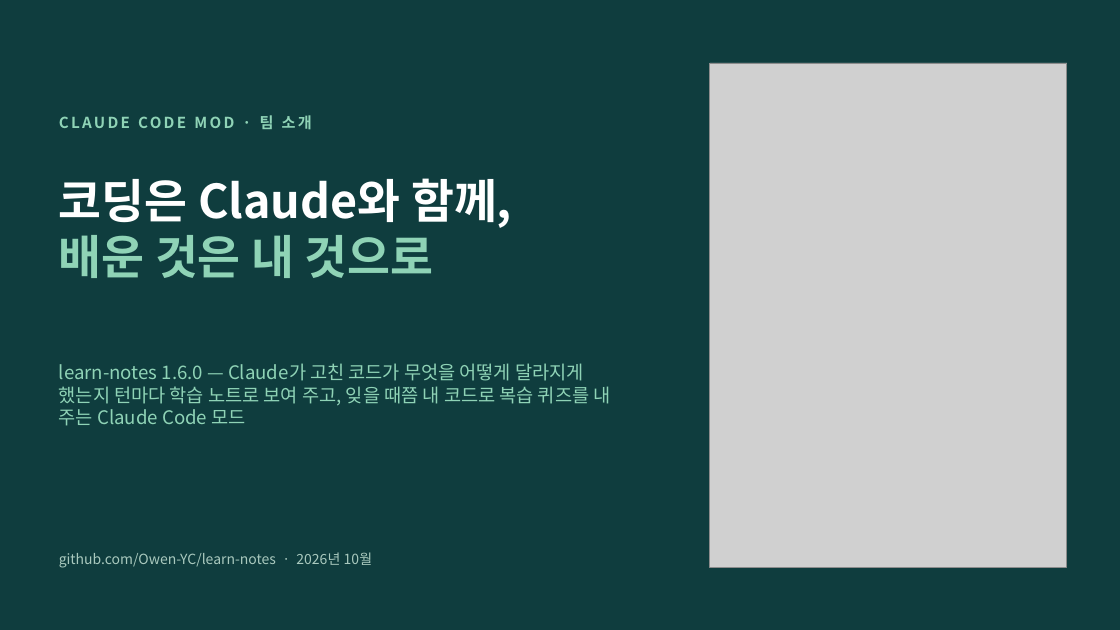
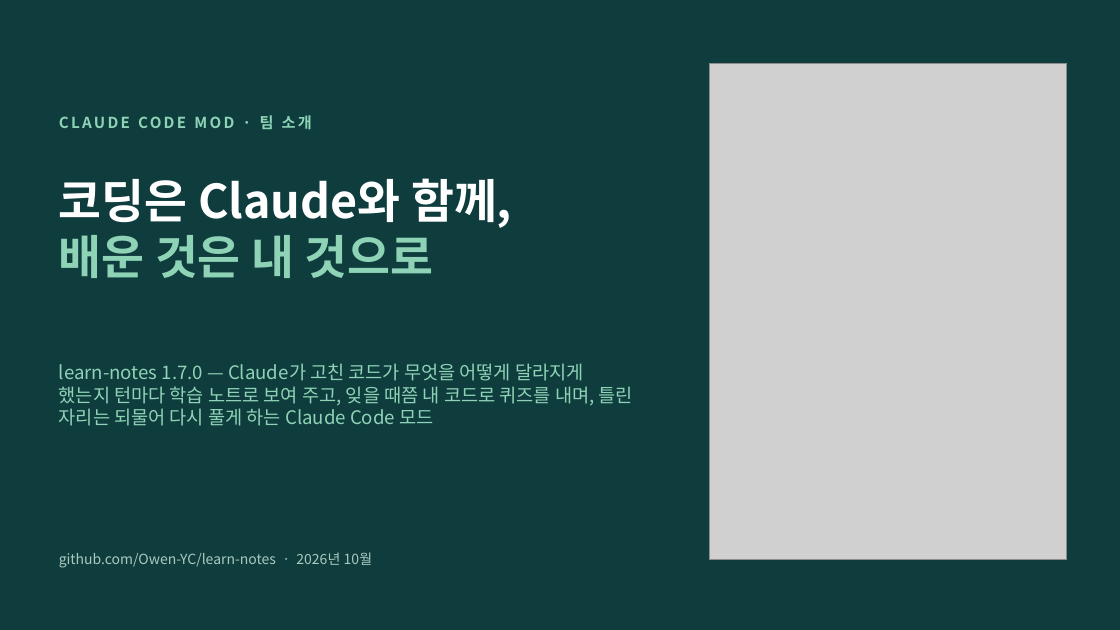
Before and after one commit to Owen-YC/learn-notes, a slide deck: slide 1 of docs/team/learn-notes-intro.pptx. Drawn at 1120x630 pixels with LibreOffice and Linux fonts; fonts in the diff are those of the drawing; grey boxes stand for pictures. Boxes give left, top, right and bottom in pixels: in the first picture for what was removed or moved away, otherwise in the second. Text is boxed around its words. In the diff, an @@ line names an element or a change of style, - is before the commit and + after.

```diff
--- a/docs/team/learn-notes-intro.pptx
+++ b/docs/team/learn-notes-intro.pptx
@@ picture resized from (x1=710, y1=63, x2=1067, y2=567) to (x1=710, y1=63, x2=1067, y2=560) @@
@@ text at (x1=59, y1=363, x2=633, y2=426): text changed @@
-learn-notes 1.6.0 — Claude가 고친 코드가 무엇을 어떻게 달라지게 했는지 턴마다 학습 노트로 보여 주고, 잊을 때쯤 내 코드로 복습 퀴즈를 내 주는 Claude Code 모드
+learn-notes 1.7.0 — Claude가 고친 코드가 무엇을 어떻게 달라지게 했는지 턴마다 학습 노트로 보여 주고, 잊을 때쯤 내 코드로 퀴즈를 내며, 틀린 자리는 되물어 다시 풀게 하는 Claude Code 모드
```
Also in this commit, not shown: 16 other slides changed, 4 slides added, 21 other files.
